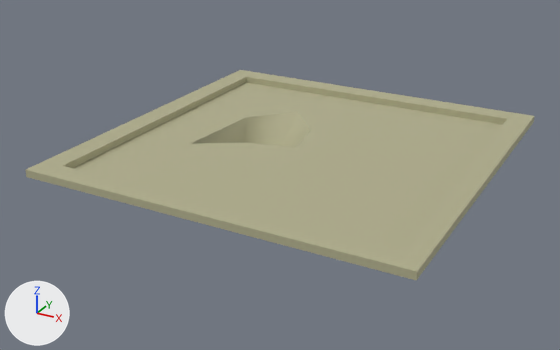
Before and after pictures for a commit that changed the FBX model Museum of Pierre/Assets/Models/Tile2.fbx.
Rendered twice from a 50 mm camera at (6.382, -14.226, 0.762) aimed at (5.457, -12.545, -0.079). The lights are fixed; the arrows at lower left show +X, +Y and +Z. Where no turn or scale is listed for an object, it has been applied to the vertices.

Objects in the first picture: 'Hole_Tile'.
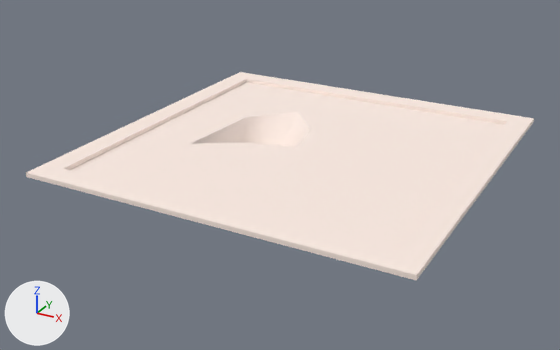
The newer file is also rescaled (x0.01), turned or shifted as a whole; pictures and numbers use the older file's frame.

The change, as a diff of the scene's bpy script:
```diff
--- a/Museum of Pierre/Assets/Models/Tile2.fbx.py
+++ b/Museum of Pierre/Assets/Models/Tile2.fbx.py
@@ mat_tiled_floor @@
 mat_tiled_floor = principled_material('Tiled_Floor')
-mat_tiled_floor.base_color = (0.44, 0.426, 0.267)  # beige #b1af8d
+mat_tiled_floor.base_color = (1.0, 0.856, 0.784)  # white #ffeee5
 mat_tiled_floor.roughness = 0.749
@@ me_mesh @@
 me_mesh.from_pydata(...)  # 68 vertices, 60 faces; spans x 0.0..1.0, y 0.0..1.0, z -0.082..0.019
 # used by ob_hole_tile; location = (5.0, -13.0, -0.006)
+# me_mesh part 1: all 28 vertices in x 0.0..1.0, y 0.0..1.0, z 0.019 are moved by (0.0, 0.0, -0.008)
 me_mesh.materials.append(mat_tiled_floor)
```

Pixel boxes [x1, y1, x2, y2] of what changed, in the pictures (560 x 350 px):
'Hole_Tile', recoloured, reshaped (beige to white): before [25, 70, 534, 280]; after [26, 72, 534, 280]
